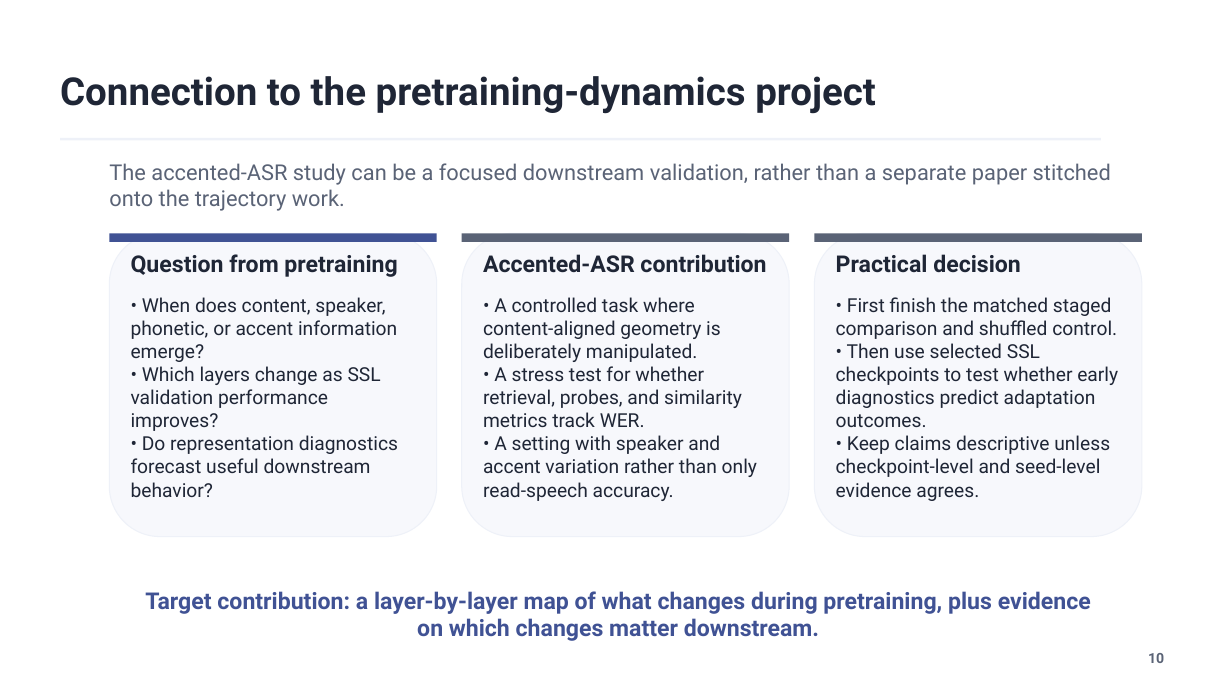
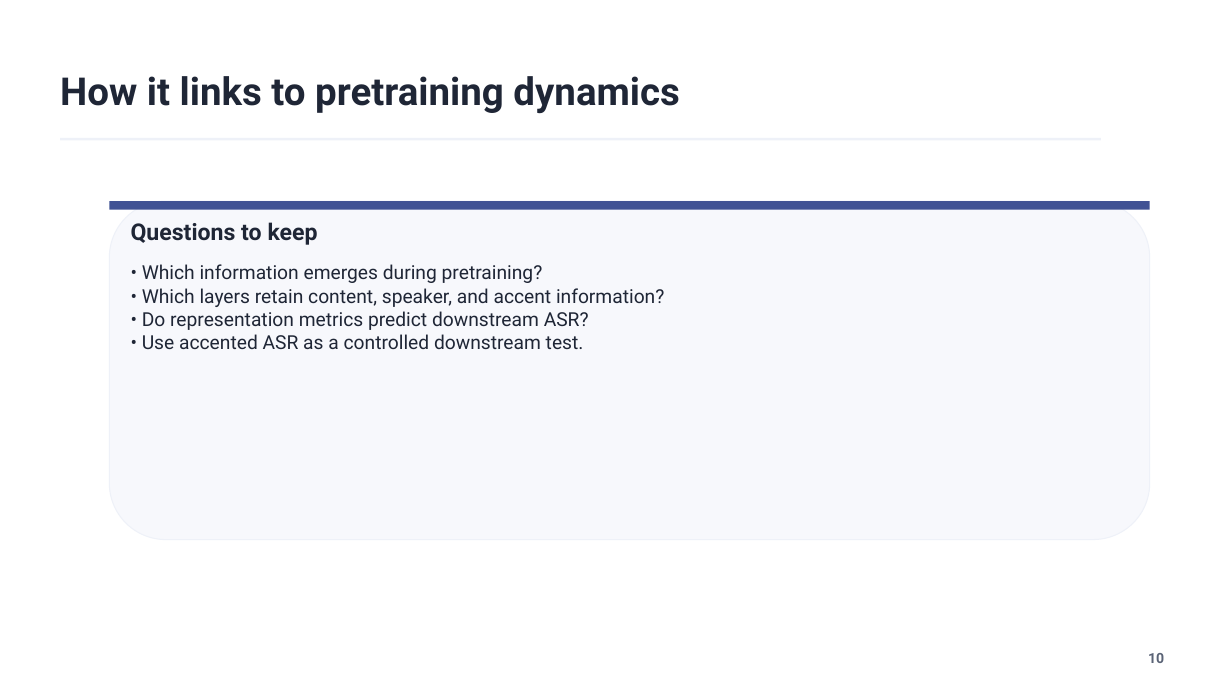
Before and after one commit to khaous-noureddine/Speech-Accent-Analysis, a slide deck: slide 9 of speech_pretraining_project_discussion_with_accented_speech.pptx. Drawn at 1232x693 pixels with LibreOffice and Linux fonts; fonts in the diff are those of the drawing. Boxes give left, top, right and bottom in pixels: in the first picture for what was removed or moved away, otherwise in the second. Text is boxed around its words. In the diff, an @@ line names an element or a change of style, - is before the commit and + after.

Commit message:
docs: condense accented ASR slides

```diff
--- a/speech_pretraining_project_discussion_with_accented_speech.pptx
+++ b/speech_pretraining_project_discussion_with_accented_speech.pptx
@@ text at (60,76,679,114): text changed @@
-Connection to the pretraining-dynamics project
+How it links to pretraining dynamics
@@ text removed at (109,163,1111,211) @@
-The accented-ASR study can be a focused downstream validation, rather than a separate paper stitched onto the trajectory work.
@@ rounded rectangle: place and size @@
-rounded rectangle at (462,234,789,537)
+rounded rectangle at (109,201,1150,540)
@@ rectangle added at (109,201,1150,210), fill #405294 @@
@@ rounded rectangle removed at (109,234,436,537) @@
@@ rectangle removed at (109,234,436,242) @@
@@ text added at (131,222,318,245), 18 pt, text #1F2636, bold @@
+Questions to keep
@@ rectangle removed at (462,234,789,242) @@
@@ rounded rectangle removed at (814,234,1141,537) @@
@@ rectangle removed at (814,234,1141,242) @@
@@ text removed at (131,254,397,277) @@
-Question from pretraining
@@ text added at (142,264,664,349), 15 pt, text #1F2636 @@
+• Which information emerges during pretraining?
+• Which layers retain content, speaker, and accent information?
+• Do representation metrics predict downstream ASR?
+• Use accented ASR as a controlled downstream test.
@@ text removed at (483,254,766,273) @@
-Accented-ASR contribution
@@ text removed at (836,254,1021,273) @@
-Practical decision
@@ text removed at (131,297,398,497) @@
-• When does content, speaker, phonetic, or accent information emerge?
-• Which layers change as SSL validation performance improves?
-• Do representation diagnostics forecast useful downstream behavior?
@@ text removed at (483,297,757,501) @@
-• A controlled task where content-aligned geometry is deliberately manipulated.
-• A stress test for whether retrieval, probes, and similarity metrics track WER.
-• A setting with speaker and accent variation rather than only read-speech accuracy.
@@ text removed at (836,297,1118,501) @@
-• First finish the matched staged comparison and shuffled control.
-• Then use selected SSL checkpoints to test whether early diagnostics predict adaptation outcomes.
-• Keep claims descriptive unless checkpoint-level and seed-level evidence agrees.
@@ text removed at (145,591,1091,641) @@
-Target contribution: a layer-by-layer map of what changes during pretraining, plus evidence on which changes matter downstream.
```
Also in this commit, not shown: 1 other slide changed, 1 slide added, 1 slide removed.
